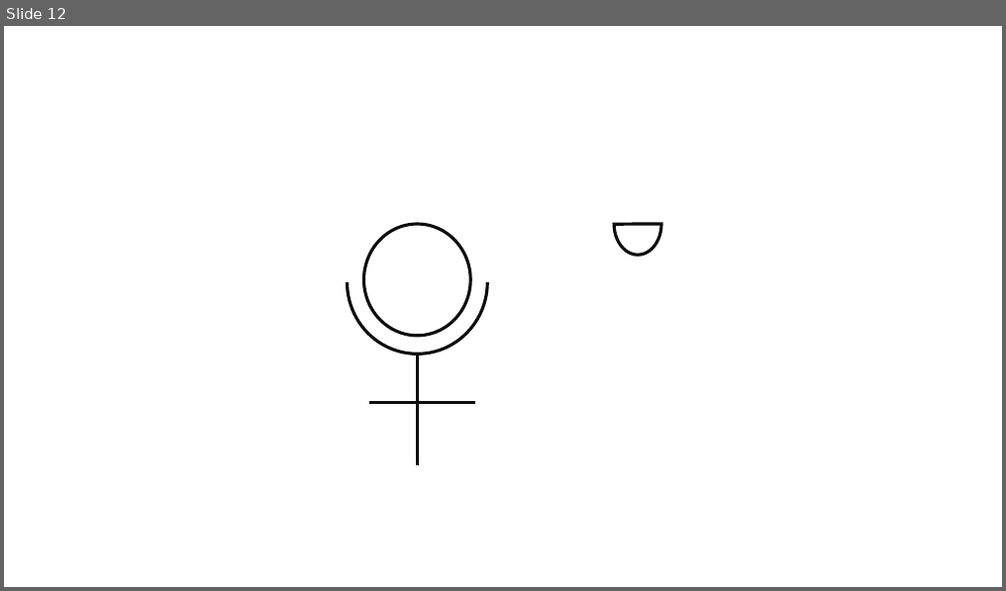
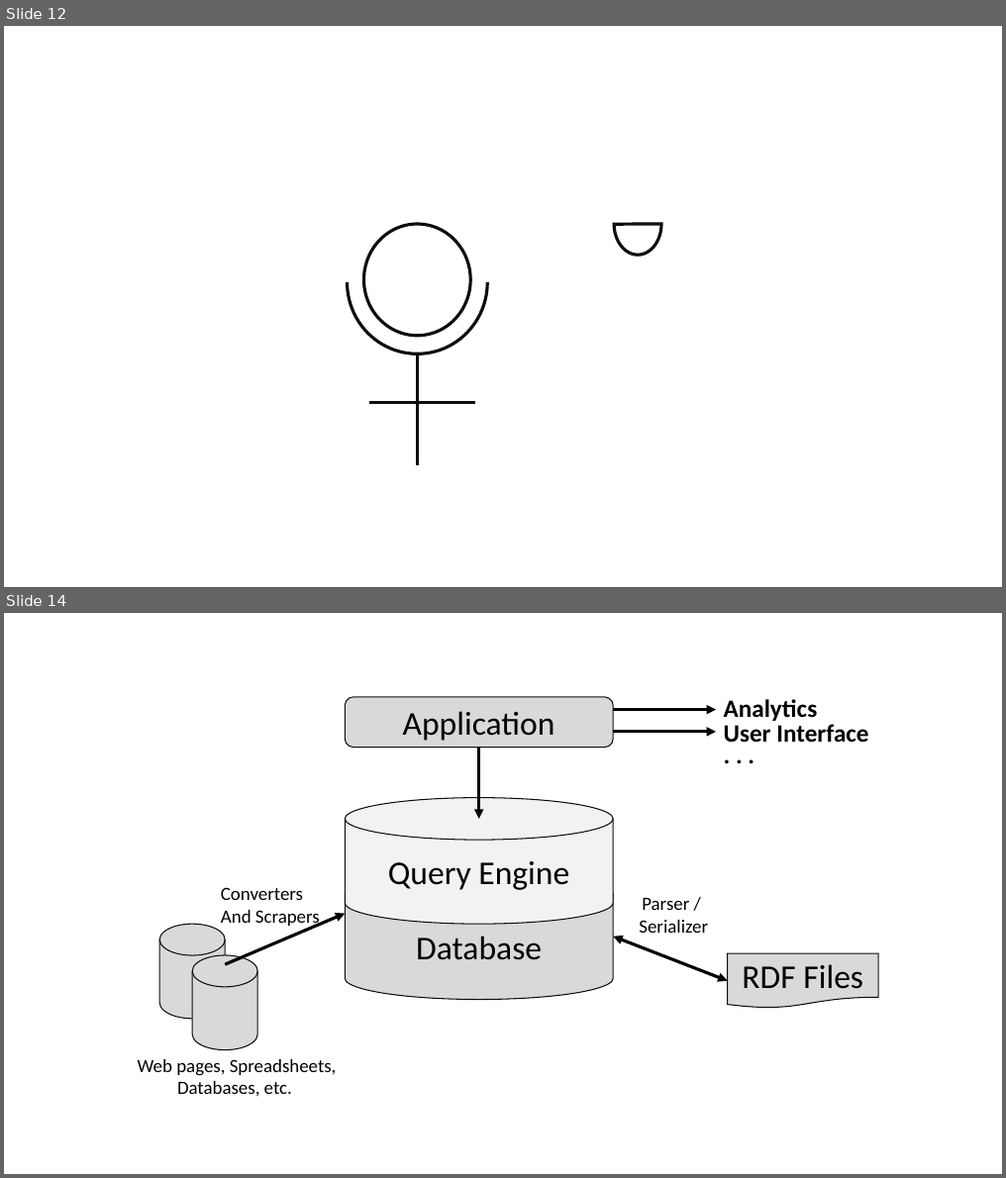
Before and after one commit to dallemang/SWWOv3, a slide deck: SWWOv3/media/ch3/Figures.pptx. Shown one above the other, each under a label of ours: slide 12 before the commit, slides 12 and 14 after it; the slides between them are not shown. The pictures are 1006x591 and 1006x1178 pixels, drawn with LibreOffice and Linux fonts; fonts in the diff are those of the drawing. Boxes give left, top, right and bottom in pixels: in the first picture for what was removed or moved away, otherwise in the second. Text is boxed around its words. In the diff, an @@ line names an element or a change of style, - is before the commit and + after.

```diff
--- a/SWWOv3/media/ch3/Figures.pptx
+++ b/SWWOv3/media/ch3/Figures.pptx
@@ slide 14 added at box(4, 613, 1002, 1174), background #FFFFFF @@
@@ rounded rectangle added at box(345, 697, 613, 747), fill #D9D9D9, outline #0D0D0D 1 pt, 32 pt, text #000000 @@
+Application
@@ text added at box(724, 699, 818, 721), 24 pt, text #000000, bold @@
+Analytics
@@ arrow added from (614, 710) to (716, 710), #000000 3 pt @@
@@ text added at box(724, 724, 868, 743), 24 pt, text #000000, bold @@
+User Interface
@@ arrow added from (479, 747) to (479, 819), #000000 3 pt @@
@@ arrow added from (614, 732) to (716, 732), #000000 3 pt @@
@@ text added at box(716, 735, 768, 772), 24 pt, text #000000, bold @@
+. . .
@@ cylinder added at box(345, 798, 613, 925), fill #F2F2F2, outline #0D0D0D 1 pt, 32 pt, text #000000 @@
+Query Engine
@@ cylinder added at box(345, 873, 613, 1000), fill #D9D9D9, outline #0D0D0D 1 pt, 32 pt, text #000000 @@
+Database
@@ text added at box(221, 887, 320, 929), 18 pt, text #000000 @@
+Converters
+And Scrapers
@@ text added at box(639, 898, 708, 933), 18 pt, text #000000 @@
+Parser /
+Serializer
@@ cylinder added at box(159, 925, 225, 1020), fill #D9D9D9, outline #0D0D0D 1 pt @@
@@ arrow added from (225, 964) to (345, 914), #000000 3 pt @@
@@ double arrow added from (614, 937) to (728, 981), #000000 3 pt @@
@@ cylinder added at box(193, 956, 257, 1051), fill #D9D9D9, outline #0D0D0D 1 pt @@
@@ flow chart document added at box(728, 954, 879, 1008), fill #D9D9D9, outline #0D0D0D 1 pt, 32 pt, text #000000 @@
+RDF Files
@@ text added at box(138, 1059, 337, 1097), 18 pt, text #000000 @@
+Web pages, Spreadsheets, Databases, etc.
```
Also in this commit, not shown: 1 other slide added, 2 other files.
